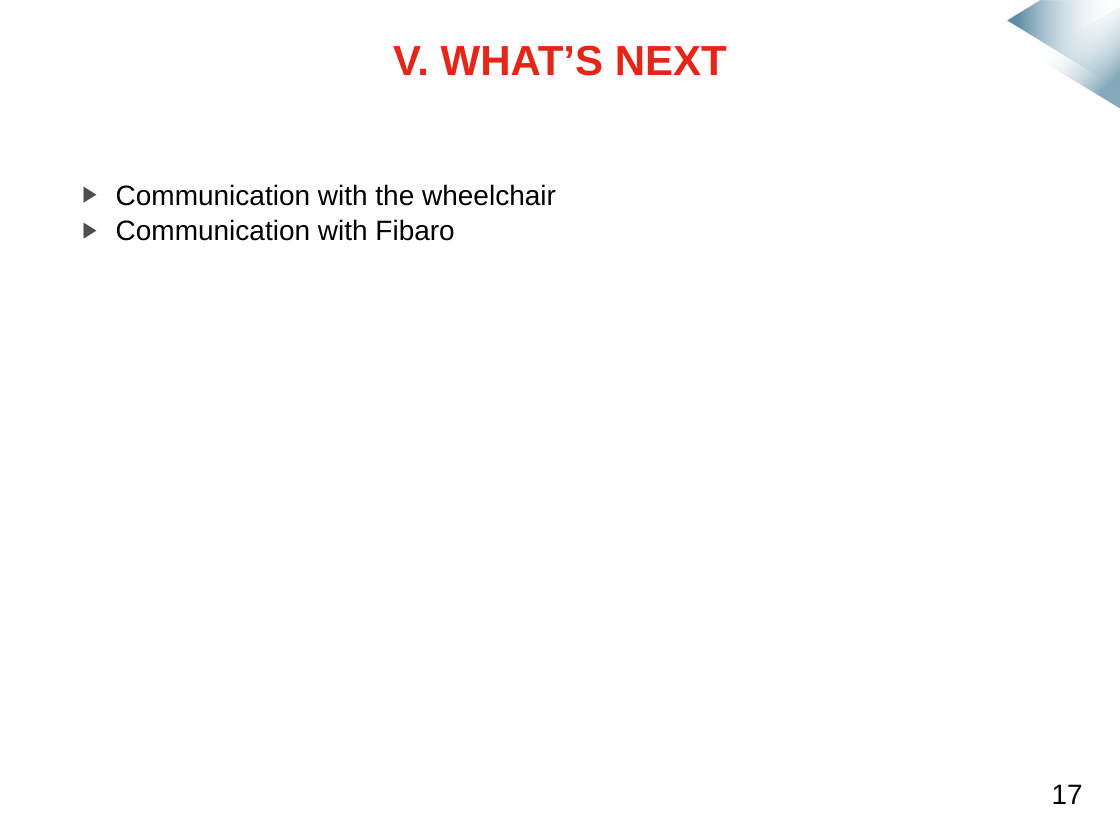
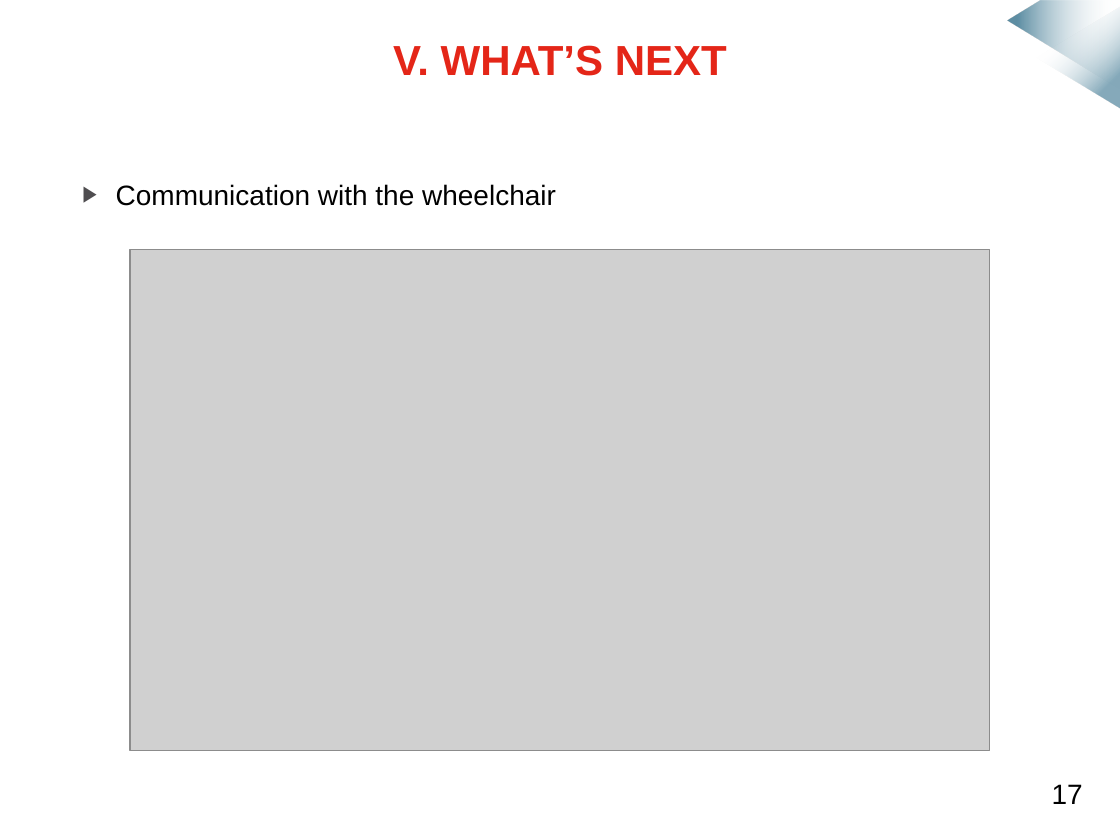
Before and after one commit to mmeven/EP_Domotique_Tablette, a slide deck: slide 15 of Rendu/Diapo_prototype_janvier.pptx (slide 14 before the commit). Drawn at 1120x840 pixels with LibreOffice and Linux fonts; fonts in the diff are those of the drawing; grey boxes stand for pictures; background and template pictures are left out. Boxes give left, top, right and bottom in pixels: in the first picture for what was removed or moved away, otherwise in the second. Text is boxed around its words. In the diff, an @@ line names an element or a change of style, - is before the commit and + after.

```diff
--- a/Rendu/Diapo_prototype_janvier.pptx
+++ b/Rendu/Diapo_prototype_janvier.pptx
@@ text at <box>116,219,454,241</box>: paragraph removed @@
-▶ Communication with Fibaro
@@ picture added at <box>130,250,990,750</box> @@
```
Also in this commit, not shown: 11 other slides changed, 3 slides added, 15 other files.
